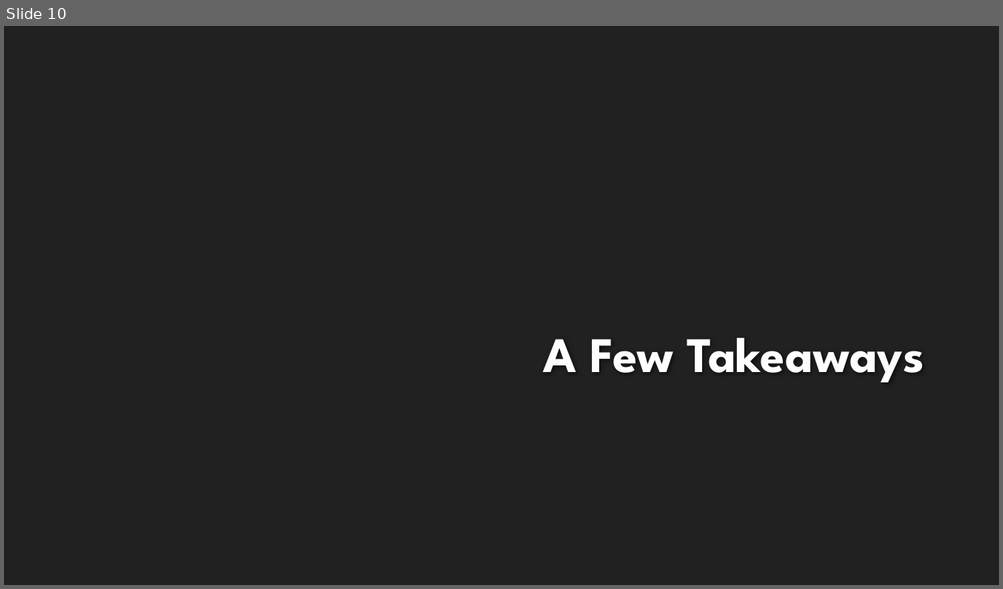
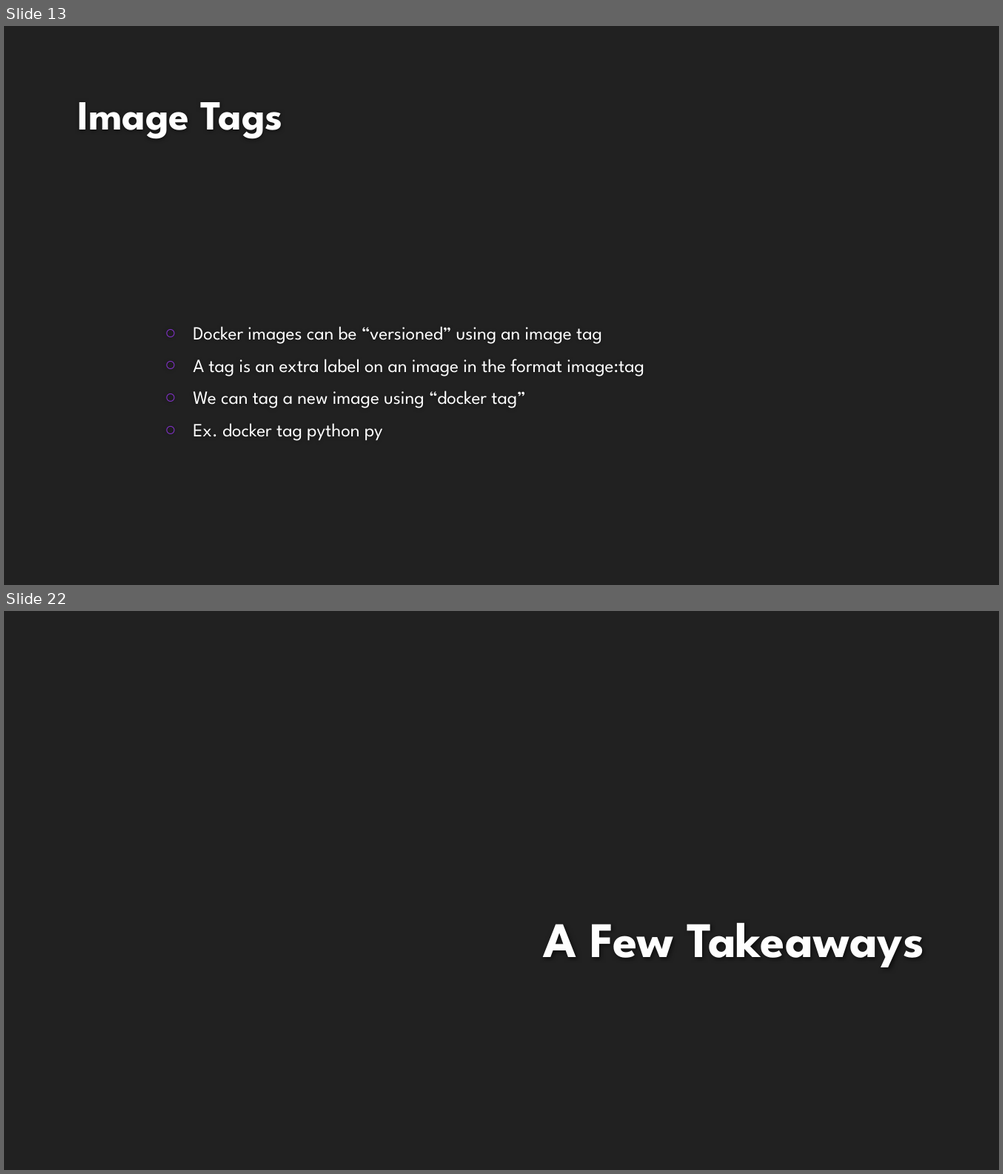
Before and after one commit to kertox662/jamhacks6-workshop-reference, a slide deck: intro-docker/presentation/intro-to-docker.pptx. Shown one above the other, each under a label of ours: slide 10 before the commit, slides 13 and 22 after it; the slides between them are not shown. The pictures are 1003x589 and 1003x1174 pixels, drawn with LibreOffice and Linux fonts; fonts in the diff are those of the drawing; background and template pictures are left out. Boxes give left, top, right and bottom in pixels: in the first picture for what was removed or moved away, otherwise in the second. Text is boxed around its words. In the diff, an @@ line names an element or a change of style, - is before the commit and + after.

Commit message:
Docker: Presentation and README

```diff
--- a/intro-docker/presentation/intro-to-docker.pptx
+++ b/intro-docker/presentation/intro-to-docker.pptx
@@ slide 13 added at (4,26,999,585), background #212121 @@
@@ title added at (77,102,282,139), 40 pt, text #FEFEFE, bold @@
+Image Tags
@@ text added at (193,326,644,441), 18 pt, text #FFFFFF @@
+○ Docker images can be “versioned” using an image tag
+○ A tag is an extra label on an image in the format image:tag
+○ We can tag a new image using “docker tag”
+○ Ex. docker tag python py
@@ what was slide 10 is now slide 22 @@
```
Also in this commit, not shown: 1 slide changed, 11 other slides added, 1 other file.
